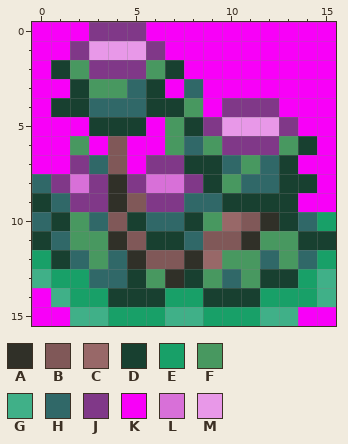
A pixel-art sprite gets an edit: data/tilesets/secondary/small_town_with_lab/anim/flower/0.png. Above, as it was before the edit.
The file is 16x16 pixels.
Palette (. is transparent): A #303028  B #805858  C #986868  D #184030  E #18a068  F #489860  G #40b088  H #306868  J #803888  K #f800f8  L #d870d8  M #e898e8
Pixels before, first column x 0:
 0 KKKJJJKKKKKKKKKK
 1 KKJMMMJKKKKKKKKK
 2 KDFJJJFDKKKKKKKK
 3 KKDFFHDKHKKKKKKK
 4 KDDHHHDDFKJJJKKK
 5 KKKDDDKFDJMMMJKK
 6 KKFKBKKFHFJJJFDK
 7 KKJHBKJJDDHFHDKK
 8 HJLJAJLLJDFHHDDK
 9 DHJJABJJHHDDDDKK
10 HDFHBDHHDFCBADHE
11 DHFFABDDHBBAFFDD
12 EDHFHABBACFFHFHE
13 GEEHHDFADFHFDDEG
14 KGEEDDDEEDDDEEEG
15 KKGGEEEGGEEEGGKK
The result:
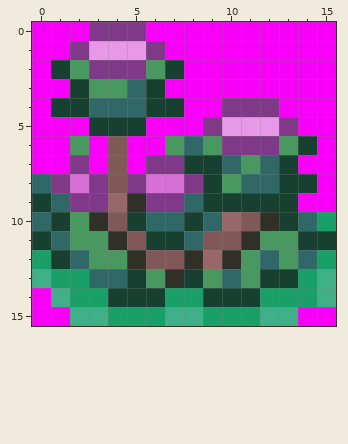
Changes in this commit:
y 3: x 8 H -> K
y 4: x 8 F -> K
y 5: x 7..8 FD -> KK
y 7: x 3 H -> K
y 8: x 4 A -> B
y 9: x 4..5 AB -> CA; x 9 H -> D
y 10: x 3 H -> A; x 9 F -> H
y 12: x 4 H -> F; x 10 F -> A
Where, in picture pixels (left, top, right, bottom), the same in both pictures:
changed: (89, 79, 203, 269)
changed: (203, 193, 241, 269)
